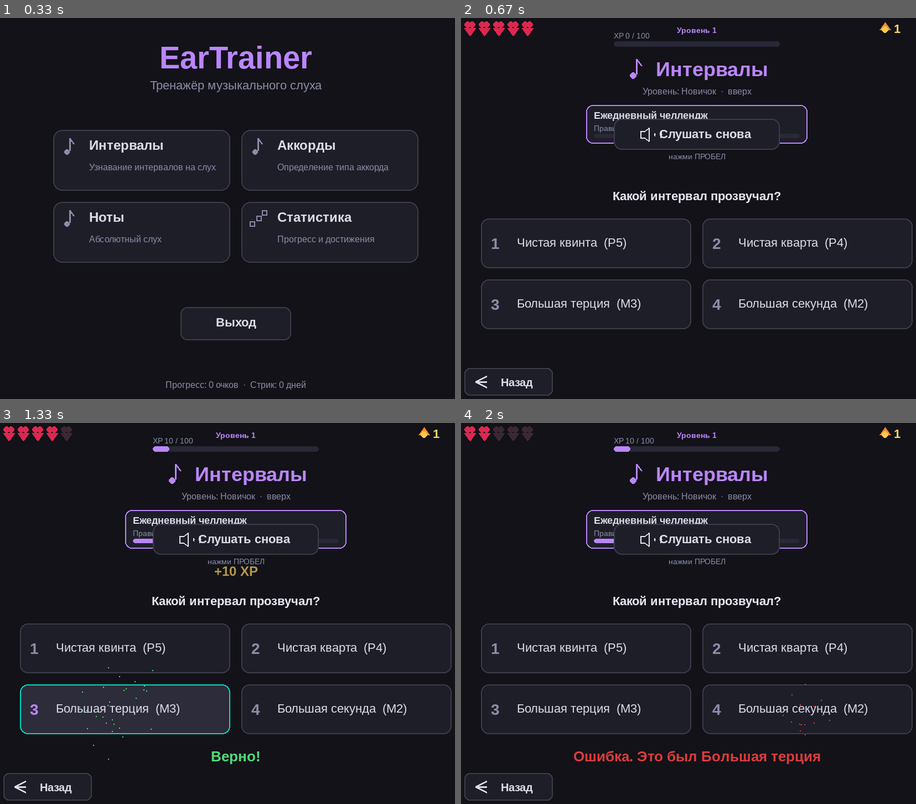
Above: before the commit, frames 1-4 (two rows, left to right).
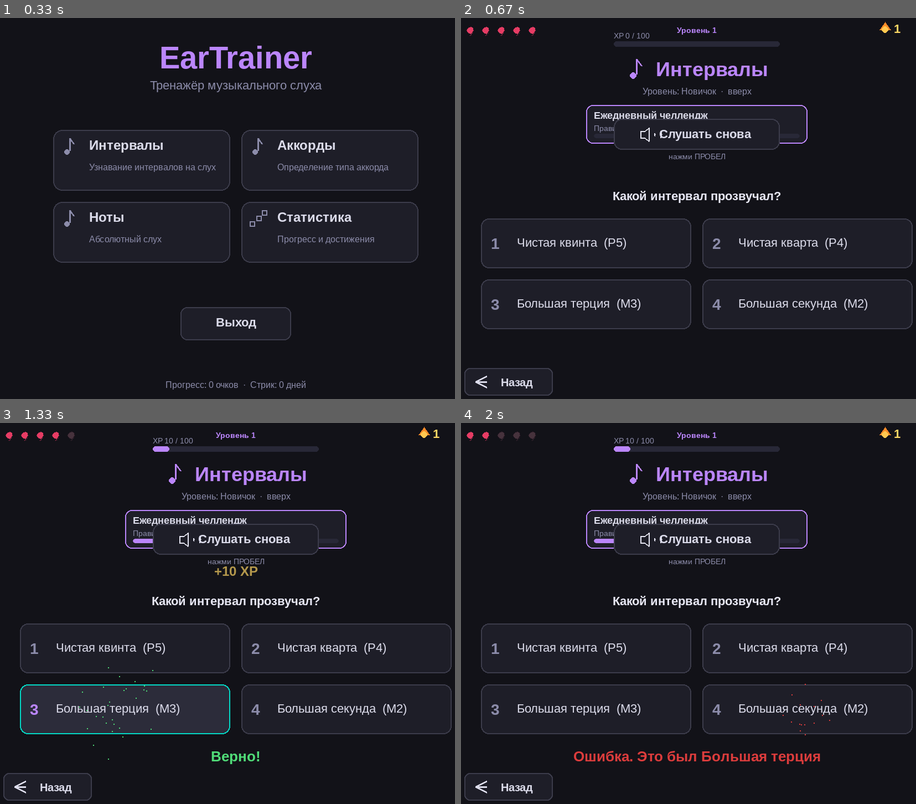
Above: after the commit, the same moments.

Repository: Folombas/PyGame2026
Game: pygame game, started from EarTrainer/main.py
The game is run twice, just before and just after one commit, with the same random seed, the same clock (stepped at 60 frames per second) and the same inputs.
Inputs (mouse positions are in pixels of both pictures, inside the frame that each line leads up to):
- Up to frame 1 (0.33 s): no input
- Up to frame 2 (0.67 s): click "Интервалы" at 0.38 s
- Up to frame 3 (1.33 s): press the mouse at (122, 647) at 0.7 s; move the mouse to (122, 590) at 0.8 s; release the mouse at (118, 533) at 0.93 s; click (213, 716) at 1.05 s
- Up to frame 4 (2 s): press the mouse at (806, 708) at 1.37 s; move the mouse to (747, 731) at 1.47 s; release the mouse at (683, 758) at 1.6 s; press the mouse at (806, 708) at 1.7 s; move the mouse to (661, 655) at 1.8 s; release the mouse at (511, 602) at 1.93 s

Frame 1 is identical in both runs. In frame 2, 0.3% of the frame differs, in the area x 0-17%, y 0-5%; in frame 3, 0.3%; in frame 4, 0.3%.

Commit message:
feat(ui): draw smooth, cute heart shapes instead of rough polygons

Diff:
--- a/EarTrainer/ui.py
+++ b/EarTrainer/ui.py
@@ -1,3 +1,4 @@
+import math
 """Переиспользуемые UI-компоненты в Material Design."""
 import pygame
 import theme
@@ -99,21 +100,24 @@
 # ─── Геймификация ──────────────────────────────────────────
 
 def draw_hearts(surf, x, y, hearts, max_hearts, size=20):
-    """Рисует сердечки (полные/пустые)."""
+    """Красивые сердечки с плавной формой."""
     for i in range(max_hearts):
-        cx = x + i * (size + 6)
+        cx = x + i * (size + 8)
         cy = y
         full = i < hearts
-        color = (220, 40, 80) if full else (60, 40, 50)
-        # Сердечко как два круга + треугольник
-        r = size // 3
-        pygame.draw.circle(surf, color, (cx + r, cy), r)
-        pygame.draw.circle(surf, color, (cx + size - r, cy), r)
-        pygame.draw.polygon(surf, color, [
-            (cx, cy + r),
-            (cx + size, cy + r),
-            (cx + size // 2, cy + size),
-        ])
+        color = (230, 60, 100) if full else (70, 50, 60)
+        # Строим сердце из двух дуг и уголка
+        points = []
+        for t in range(0, 360, 12):
+            rad = math.radians(t)
+            px = cx + size // 2 + int(size * 0.35 * math.cos(rad))
+            py = cy + size // 2 - int(size * 0.35 * math.sin(rad) * (1.0 + 0.3 * math.cos(rad)))
+            points.append((px, py))
+        # Переворачиваем и добавляем нижний угол
+        bottom = (cx + size // 2, cy + size)
+        points.append(bottom)
+        pygame.draw.polygon(surf, color, points)
+        pygame.draw.polygon(surf, (30, 20, 30), points, 1)
 
 
 def draw_xp_bar(surf, x, y, w, h, cur, total, color=MD_PRIMARY):
